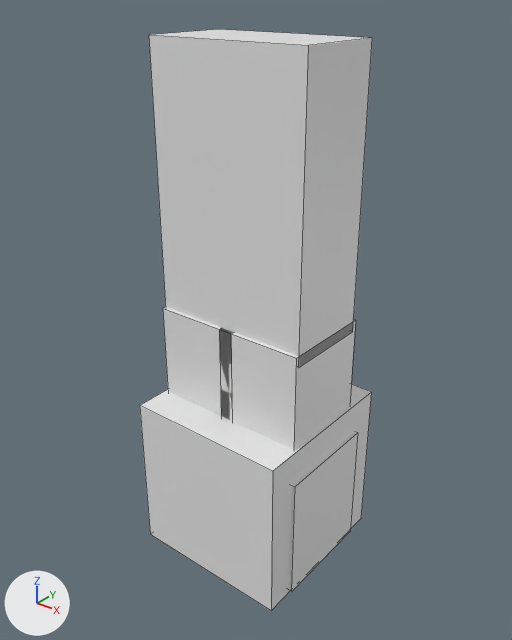
Before and after pictures for a commit that changed the Blender file models/vl_cosmetics.blend.
Both versions are drawn from a 50 mm camera at (10.52, -13.21, 14.9) aimed at (-0.04, -0.02, 6.72). The axes (+X, +Y, +Z) are drawn at lower left. The lights are the same throughout. Mesh edges are drawn as thin lines. The same objects are shown in both versions, whatever each file hides. Materials are left out; every surface is plain grey.

Names of what the first picture shows: 'Head', 'Player.001'.
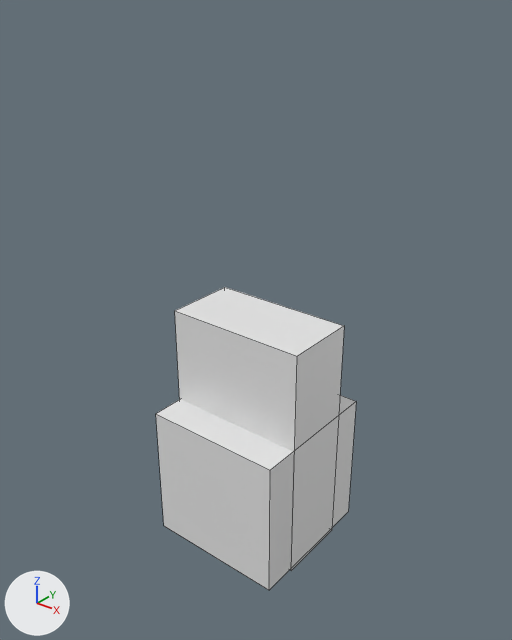
Location of each change, (x1, y1, x2, y2) in pixels of the pictures (512 x 640 px):
'Player.001', reshaped (24% narrower, 50% shorter): before (149, 29, 372, 591); after (175, 287, 344, 570)
'Head', reshaped (14% narrower, 14% shorter): before (140, 384, 372, 611); after (156, 395, 356, 590)
part 1 of me_cube_001, deleted: before (140, 384, 372, 611)
part 2 of me_cube_002, added: after (175, 287, 344, 570)
part 3 of me_cube_002, deleted: before (149, 29, 372, 367)
part 4 of me_cube_002, deleted: before (219, 320, 356, 450)
part 5 of me_cube_002, deleted: before (163, 307, 234, 416)
part 6 of me_cube_002, deleted: before (289, 432, 358, 591)

Edits to the bpy script that builds the scene:
```text
Change me_cube_001:
    where me_cube_001.from_pydata(...)  # 24 vertices, 18 faces; spans x -2.3..2.3, y -2.3..2.3, z -0.3..4.3
    used by ob_head; location = (0.0, 0.0, 0.0)
    me_cube_001 part 1: the loose piece of 8 vertices spanning x -2.3..2.3, y -2.3..2.3, z -0.3..4.3 is deleted
Change me_cube_002:
    where me_cube_002.from_pydata(...)  # 64 vertices, 48 faces; spans x -2.4..2.4, y -1.5..1.5, z -0.2..13.7
    used by ob_player_001; location = (0.0, 0.0, 0.0)
    me_cube_002 part 2: a new loose piece, a box spanning x -2.03..2.03, y -1.03..1.03, z -0.03..6.78
    me_cube_002 part 3: the loose piece of 8 vertices spanning x -2.2..2.2, y -1.2..1.2, z 6.6..13.7 is deleted
    me_cube_002 part 4: the loose piece of 8 vertices spanning x -0.2..2.2, y -1.3..1.3, z -0.1..6.9 is deleted
    me_cube_002 part 5: the loose piece of 8 vertices spanning x -2.2..0.2, y -1.3..1.3, z -0.1..6.9 is deleted
    me_cube_002 part 6: the loose piece of 8 vertices spanning x -0.4..2.4, y -1.5..1.5, z -0.2..3.38 is deleted
```
